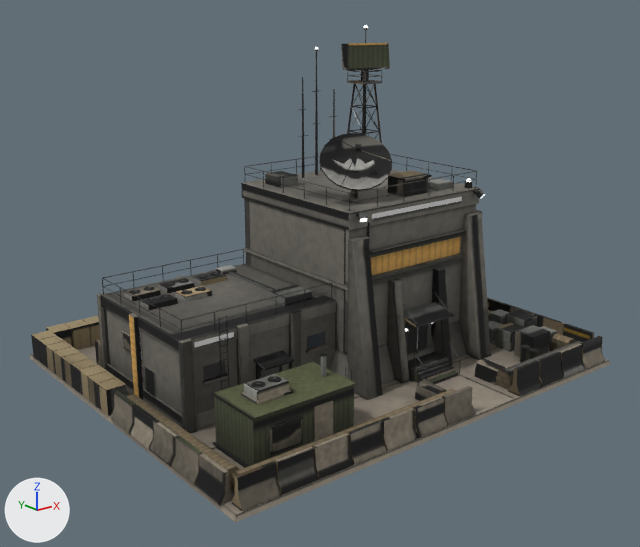
The glTF model godot/assets/units3d/command_center/command_center.glb, before and after one commit.
Before and after are seen from a 50 mm camera at (-29.9, -37.7, 20.4) aimed at (-0.6, -1.0, 5.7). The axes (+X, +Y, +Z) are drawn at lower left. The lights are the same throughout. The older version comes first. Vertices at exactly the same position are counted once.

The scene before the commit, as lines of its bpy script (objects in view):
```python
me_building = bpy.data.meshes.new('Building')
me_building.from_pydata(...)  # 3568 vertices, 5380 faces; spans x -13.0..13.0, y -11.0..11.0, z 0.0..18.6
# faces by material slot: [5356, 24]
me_building.materials.append(mat_cc_commandcenter)  # picture img_command_center_albedo
me_building.materials.append(mat_sa_team)  # white #e7e7e7
me_props = bpy.data.meshes.new('Props')
me_props.from_pydata(...)  # 2600 vertices, 3680 faces; spans x -13.0..13.0, y -10.8..10.9, z 0.2..4.0
me_props.materials.append(mat_cc_commandcenter)  # picture img_command_center_albedo
ob_building = bpy.data.objects.new('Building', me_building)
ob_building.location = (0.0, 0.0, 0.0)
ob_props = bpy.data.objects.new('Props', me_props)
ob_props.location = (0.0, 0.0, 0.0)
```
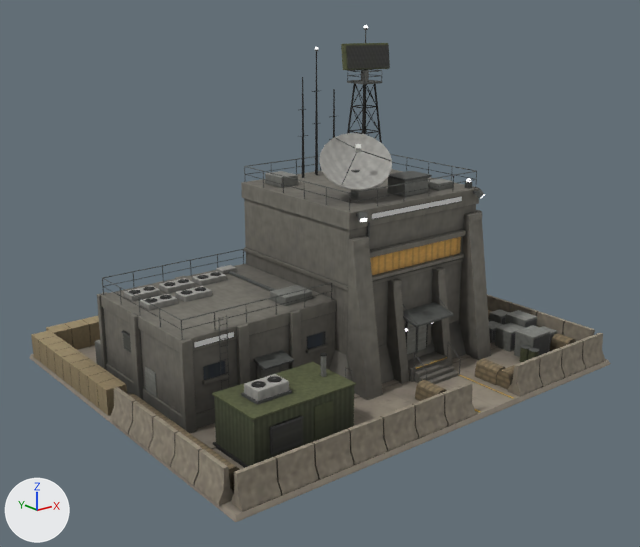
Changed parts and their boxes [x1, y1, x2, y2] in the pictures (640 x 547 px; the box of a moved part takes in the faces that stretch with it):
'Props', reshaped, surface changed: before [31, 297, 604, 511]; after [31, 294, 605, 512]
part 1 of me_building, surface changed (lighter): [98, 43, 513, 433] in both
part 2 of me_props, moved or reshaped: before [111, 386, 475, 511]; after [110, 382, 475, 511]
part 3 of me_props, moved or reshaped: before [487, 297, 604, 396]; after [487, 294, 605, 396]
part 4 of me_props, surface changed: [31, 297, 604, 511] in both

Edits to the bpy script that builds the scene:
```text
Change me_building:
    where me_building.from_pydata(...)  # 3568 vertices, 5380 faces; spans x -13.0..13.0, y -11.0..11.0, z 0.0..18.6
    used by ob_building; location = (0.0, 0.0, 0.0)
    me_building part 1: 3912 kept faces spanning x -11.1..9.7, y -10.8..6.7, z 0.2..18.6 get new texture (UV) coordinates
Change me_props:
    used by ob_props; location = (0.0, 0.0, 0.0)
    remove me_props.from_pydata(...)  # 2600 vertices, 3680 faces; spans x -13.0..13.0, y -10.8..10.9, z 0.2..4.0
    add me_props.from_pydata(...)  # 2600 vertices, 3680 faces; spans x -13.1..13.1, y -10.9..10.9, z 0.2..4.0
    me_props part 2: 96 of the vertices in x -12.8..1.5, y -10.6..0.2, z 0.8..1.7 are moved by (0.0, 0.0, 0.1)
    me_props part 3: 72 of the vertices in x 5.0..12.8, y -10.6..0.2, z 0.8..1.7 are moved by (0.0, 0.0, 0.1)
    me_props part 4: texture (UV) coordinates of 3494 of 3680 faces, centred in x -13.0..13.0, y -10.8..10.9, z 0.2..4.0, changed; they spanned u 0.0..1.0, v 0.0..0.99 and now span u 0.0..1.0, v 0.0..0.99
```
